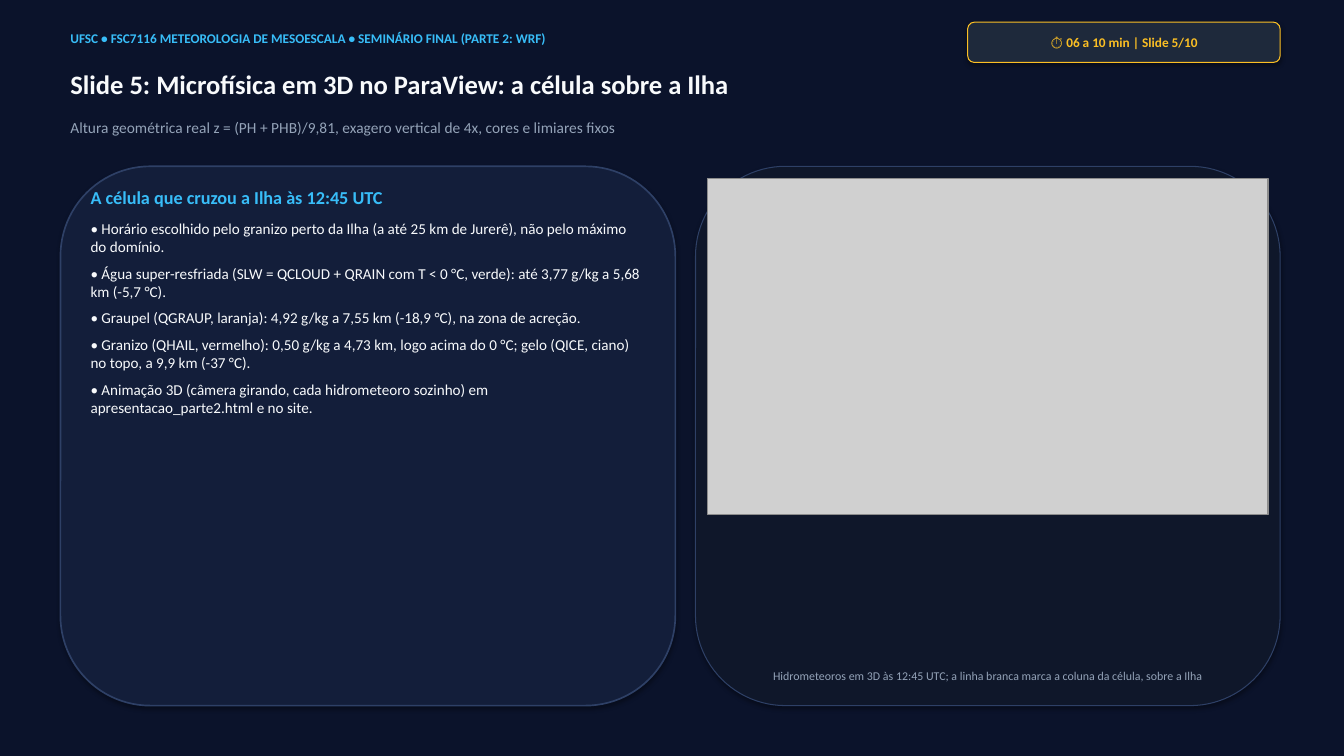
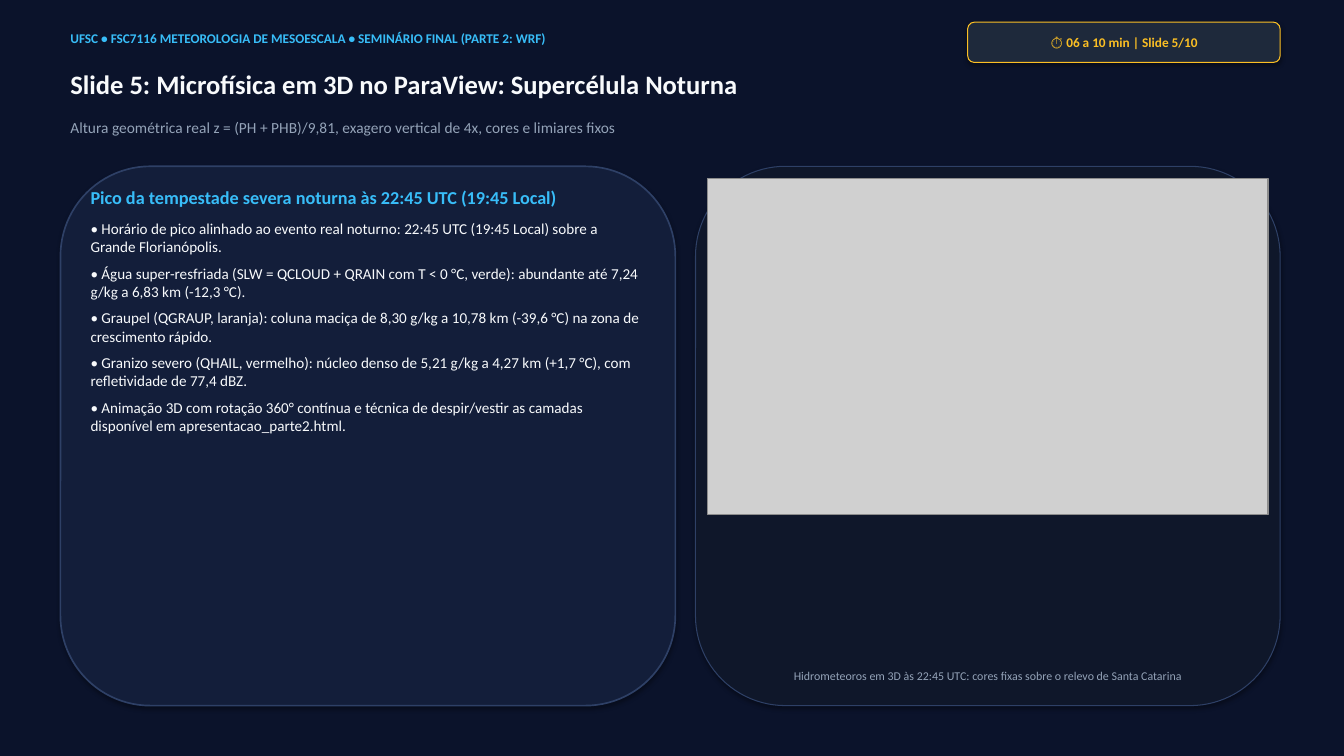
Before and after one commit to reinaldohaas/tarefa-meso, a slide deck: slide 5 of apresentacao/apresentacao_wrf_granizo.pptx. Drawn at 1344x756 pixels with LibreOffice and Linux fonts; fonts in the diff are those of the drawing; grey boxes stand for pictures. Boxes give left, top, right and bottom in pixels: in the first picture for what was removed or moved away, otherwise in the second. Text is boxed around its words. In the diff, an @@ line names an element or a change of style, - is before the commit and + after.

Commit message:
Simulacao e animacao 3D da tempestade severa noturna de granizo (22:45 UTC): rotacao 360, camadas despidas/vestidas e cores individuais

```diff
--- a/apresentacao/apresentacao_wrf_granizo.pptx
+++ b/apresentacao/apresentacao_wrf_granizo.pptx
@@ text at (70,75,737,99): text changed @@
-Slide 5: Microfísica em 3D no ParaView: a célula sobre a Ilha
+Slide 5: Microfísica em 3D no ParaView: Supercélula Noturna
@@ text at (91,190,638,434): text changed @@
-A célula que cruzou a Ilha às 12:45 UTC
-• Horário escolhido pelo granizo perto da Ilha (a até 25 km de Jurerê), não pelo máximo do domínio.
-• Água super-resfriada (SLW = QCLOUD + QRAIN com T < 0 °C, verde): até 3,77 g/kg a 5,68 km (-5,7 °C).
-• Graupel (QGRAUP, laranja): 4,92 g/kg a 7,55 km (-18,9 °C), na zona de acreção.
-• Granizo (QHAIL, vermelho): 0,50 g/kg a 4,73 km, logo acima do 0 °C; gelo (QICE, ciano) no topo, a 9,9 km (-37 °C).
-• Animação 3D (câmera girando, cada hidrometeoro sozinho) em apresentacao_parte2.html e no site.
+Pico da tempestade severa noturna às 22:45 UTC (19:45 Local)
+• Horário de pico alinhado ao evento real noturno: 22:45 UTC (19:45 Local) sobre a Grande Florianópolis.
+• Água super-resfriada (SLW = QCLOUD + QRAIN com T < 0 °C, verde): abundante até 7,24 g/kg a 6,83 km (-12,3 °C).
+• Graupel (QGRAUP, laranja): coluna maciça de 8,30 g/kg a 10,78 km (-39,6 °C) na zona de crescimento rápido.
+• Granizo severo (QHAIL, vermelho): núcleo denso de 5,21 g/kg a 4,27 km (+1,7 °C), com refletividade de 77,4 dBZ.
+• Animação 3D com rotação 360° contínua e técnica de despir/vestir as camadas disponível em apresentacao_parte2.html.
@@ text at (794,672,1181,680): text changed @@
-Hidrometeoros em 3D às 12:45 UTC; a linha branca marca a coluna da célula, sobre a Ilha
+Hidrometeoros em 3D às 22:45 UTC: cores fixas sobre o relevo de Santa Catarina
```
Also in this commit, not shown: 6 other slides changed, 22 other files.
